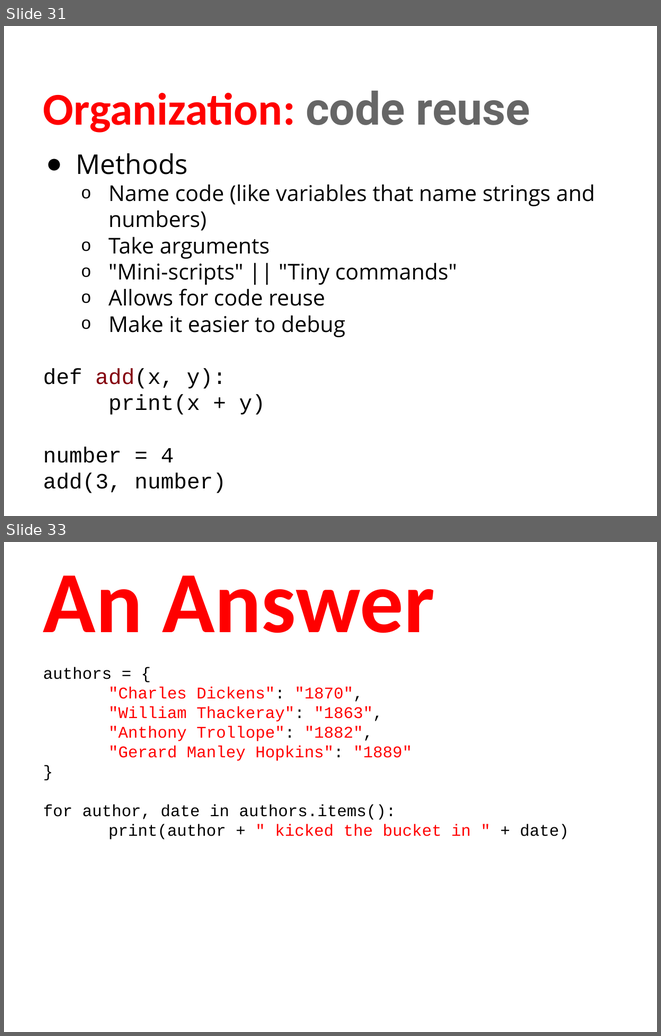
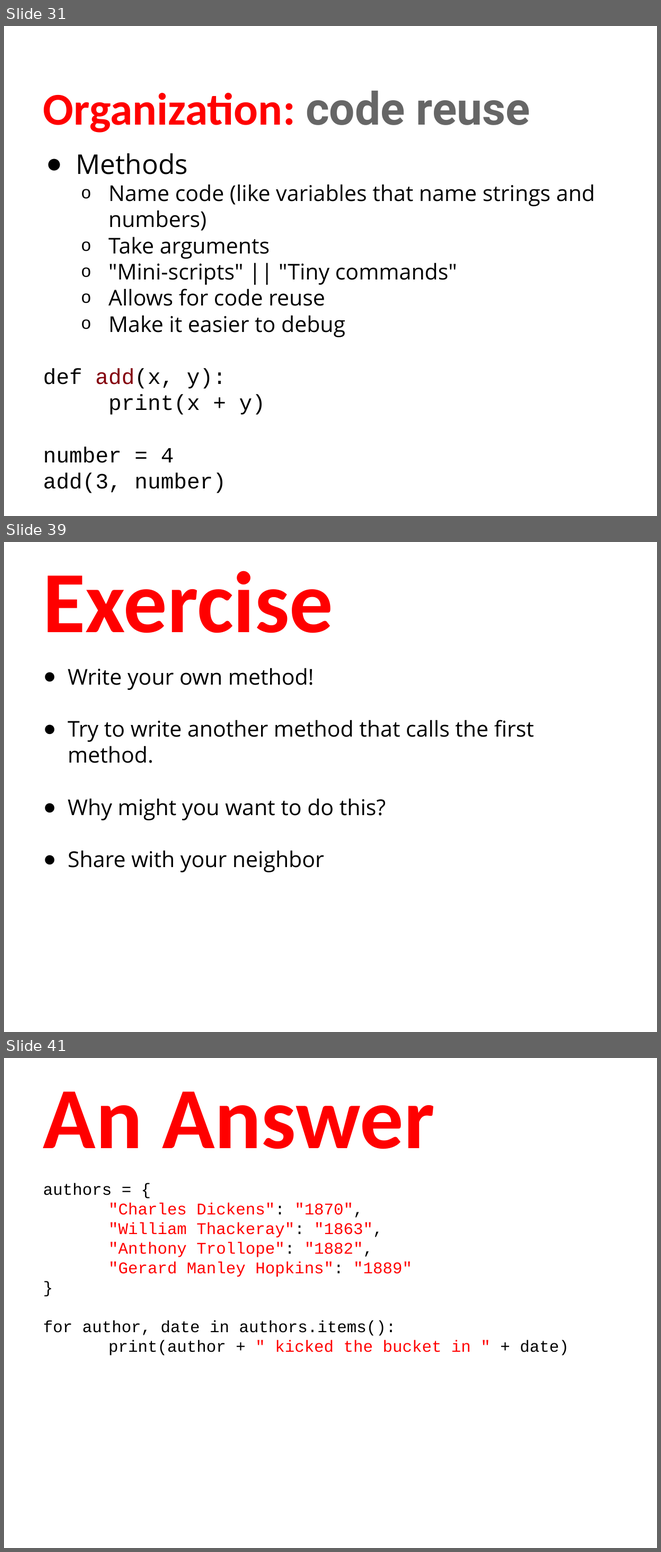
Before and after one commit to humanitiesprogramming/slides, a slide deck: 2018/python/Python Programming Concepts II.pptx. Shown one above the other, each under a label of ours: slides 31 and 33 before the commit, slides 31, 39 and 41 after it; the slides between them are not shown. The pictures are 661x1036 and 661x1552 pixels, drawn with LibreOffice and Linux fonts; fonts in the diff are those of the drawing. Boxes give left, top, right and bottom in pixels: in the first picture for what was removed or moved away, otherwise in the second. Text is boxed around its words. In the diff, an @@ line names an element or a change of style, - is before the commit and + after.

Commit message:
Update method work

```diff
--- a/2018/python/Python Programming Concepts II.pptx
+++ b/2018/python/Python Programming Concepts II.pptx
@@ slide 39 added at [4,542,657,1032], background #FFFFFF @@
@@ title added at [43,571,333,633], 96 pt, text #FF0000, bold @@
+Exercise
@@ text added at [68,668,534,872], 24 pt, text #000000 @@
+● Write your own method!
+● Try to write another method that calls the first method.
+● Why might you want to do this?
+● Share with your neighbor
@@ what was slide 33 is now slide 41 @@
```
Also in this commit, not shown: 1 slide changed, 7 other slides added, 1 other file.
